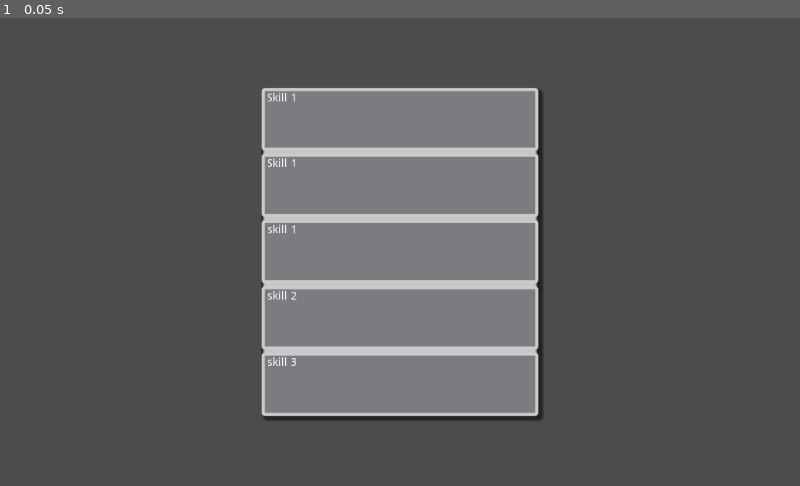
Above: before the commit, frame 1.
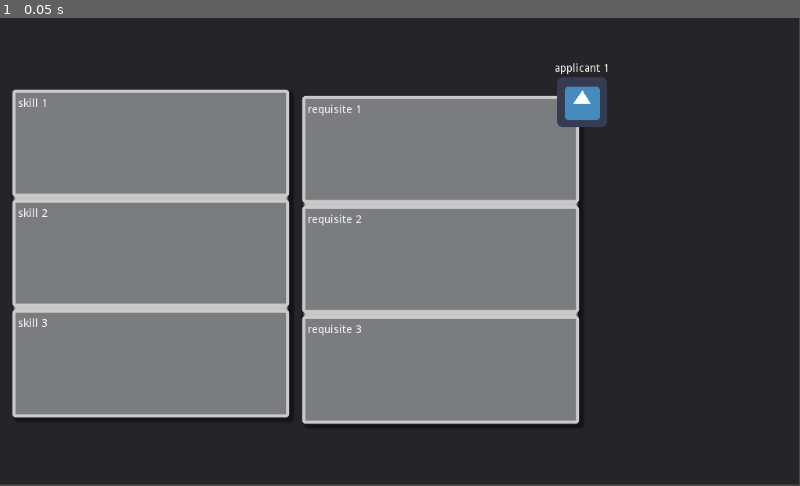
Above: after the commit, the same moment.

Repository: Clovisindo/CV-Please
Game: Godot game, scene res://Main.tscn
The game is run twice, just before and just after one commit, with the same random seed, the same clock (stepped at 60 frames per second) and the same inputs. Before the commit the project starts from res://scenes/game/items/curriculum/curriculum.tscn. The engine's default icon, where the game draws it, is replaced by a stand-in: a white triangle on a blue panel in a dark square.
Inputs:
- Up to frame 1 (0.05 s): no input

The runs differ from the first frame. In frame 1, 82% of the frame differs, in the area x 0-100%, y 0-100%.

Commit message:
Creando escena principal
Modificamos como se crean los signal de los botones, para tener la información de forma dinamica de a que nodo se asocian.
Creamos paneles sencillos para fijar en ellos los objetos a instanciar de JobOffer, Cv y Applicant

Diff:
--- /dev/null
+++ b/GameManager.gd
@@ -0,0 +1,21 @@
+extends Node2D
+
+export(PackedScene) var cvScene
+export(PackedScene) var jobOfferScene
+export(PackedScene) var applicantScene
+
+
+# Called when the node enters the scene tree for the first time.
+func _ready():
+	var jobOfferContainer = get_node("MainScene/JobOfferContainer")
+	var cvContainer = get_node("MainScene/CVContainer")
+	var applicantContainer = get_node("MainScene/ApplicantContainer")
+
+	var cvPanel = cvScene.instance()
+	var jobOfferPanel = jobOfferScene.instance()
+	var applicantPanel = applicantScene.instance()
+
+
+	cvContainer.add_child(cvPanel)
+	jobOfferContainer.add_child(jobOfferPanel)
+	applicantContainer.add_child(applicantPanel)
--- a/Main.tscn
+++ b/Main.tscn
@@ -1,9 +1,52 @@
-[gd_scene load_steps=2 format=2]
+[gd_scene load_steps=5 format=2]
 
-[ext_resource path="res://icon.png" type="Texture" id=1]
+[ext_resource path="res://scenes/game/characters/applicant.tscn" type="PackedScene" id=1]
+[ext_resource path="res://scenes/game/items/job_offer/job_offer.tscn" type="PackedScene" id=2]
+[ext_resource path="res://scenes/game/items/curriculum/curriculum.tscn" type="PackedScene" id=3]
+[ext_resource path="res://GameManager.gd" type="Script" id=4]
 
-[node name="Main" type="Node2D"]
+[node name="GameMainScene" type="Node2D"]
+script = ExtResource( 4 )
+cvScene = ExtResource( 3 )
+jobOfferScene = ExtResource( 2 )
+applicantScene = ExtResource( 1 )
 
-[node name="Icon" type="Sprite" parent="."]
-position = Vector2( 535, 275 )
-texture = ExtResource( 1 )
+[node name="MainScene" type="Panel" parent="."]
+margin_right = 1023.0
+margin_bottom = 598.0
+
+[node name="CVContainer" type="Control" parent="MainScene"]
+anchor_left = 0.065
+anchor_top = 0.227
+anchor_right = 0.313
+anchor_bottom = 0.784
+margin_left = 0.504997
+margin_top = 0.253998
+margin_right = -0.199036
+margin_bottom = 0.167969
+__meta__ = {
+"_edit_use_anchors_": true
+}
+
+[node name="JobOfferContainer" type="Control" parent="MainScene"]
+anchor_left = 0.411
+anchor_top = 0.199
+anchor_right = 0.694
+anchor_bottom = 0.841
+margin_left = -0.453003
+margin_top = -0.0019989
+margin_right = 0.0379639
+margin_bottom = 0.0820007
+__meta__ = {
+"_edit_use_anchors_": true
+}
+
+[node name="ApplicantContainer" type="Control" parent="MainScene"]
+anchor_left = 0.728
+anchor_top = 0.181
+anchor_right = 0.907
+anchor_bottom = 0.435
+margin_left = 0.255981
+margin_top = -0.238007
+margin_right = 0.138916
+margin_bottom = -0.130005
--- a/project.godot
+++ b/project.godot
@@ -11,7 +11,7 @@
 [application]
 
 config/name="CV-Please!"
-run/main_scene="res://scenes/game/items/curriculum/curriculum.tscn"
+run/main_scene="res://main.tscn"
 config/icon="res://icon.png"
 
 [gui]
--- a/scenes/game/characters/applicant.tscn
+++ b/scenes/game/characters/applicant.tscn
@@ -3,16 +3,18 @@
 [ext_resource path="res://icon.png" type="Texture" id=1]
 [ext_resource path="res://scenes/game/characters/applicant.gd" type="Script" id=2]
 
-[node name="Node2D" type="Node2D"]
-position = Vector2( 543, 277 )
+[node name="Applicant" type="Node2D"]
 script = ExtResource( 2 )
 portrait = ExtResource( 1 )
 
 [node name="Portrait" type="Sprite" parent="."]
 
 [node name="Name" type="RichTextLabel" parent="."]
+anchor_left = 0.5
+anchor_top = 1.0
+anchor_right = 0.5
+anchor_bottom = 1.0
 margin_left = -40.0
-margin_top = 35.0
+margin_top = -50.0
 margin_right = 40.0
-margin_bottom = 85.0
 bbcode_enabled = true
--- a/scenes/game/items/curriculum/curriculum.gd
+++ b/scenes/game/items/curriculum/curriculum.gd
@@ -29,6 +29,7 @@
 	skillPanel.skill_answer = skill_answer
 	skillPanel.get_node("SkillText").text = skillPanel.skill_text
 	CVPanel.add_child(skillPanel)
+	skillPanel._instantiate_connect(get_node("."))
 
 
 func _on_Panel_mouse_entered():
--- a/scenes/game/items/curriculum/curriculum.tscn
+++ b/scenes/game/items/curriculum/curriculum.tscn
@@ -19,7 +19,7 @@
 shadow_size = 4
 shadow_offset = Vector2( 4, 4 )
 
-[node name="Control" type="Control"]
+[node name="Curriculum" type="Control"]
 anchor_left = 0.5
 anchor_top = 0.5
 anchor_right = 0.5
@@ -45,16 +45,3 @@
 [node name="VBoxContainer" type="VBoxContainer" parent="CVPanel"]
 anchor_right = 1.0
 anchor_bottom = 1.0
-
-[node name="SkillPanel2" parent="CVPanel/VBoxContainer" instance=ExtResource( 1 )]
-anchor_right = 0.0
-anchor_bottom = 0.0
-margin_right = 354.0
-margin_bottom = 208.0
-
-[node name="SkillPanel" parent="CVPanel/VBoxContainer" instance=ExtResource( 1 )]
-anchor_right = 0.0
-anchor_bottom = 0.0
-margin_top = 212.0
-margin_right = 354.0
-margin_bottom = 420.0
--- a/scenes/game/items/curriculum/skill_panel.gd
+++ b/scenes/game/items/curriculum/skill_panel.gd
@@ -1,10 +1,11 @@
 extends Panel
+
+export(PackedScene) var curriculumNode
 
 var skill_text
 var skill_answer
 
-func _ready():
-	var control = get_tree().root.get_child(0)
-	self.connect("mouse_entered",control,"_on_Panel_mouse_entered")
-	self.connect("mouse_exited",control,"_on_Panel_mouse_exited")
-	self.connect("gui_input",control,"_on_Panel_gui_input",[skill_answer])
+func _instantiate_connect(cvNode):
+	self.connect("mouse_entered",cvNode,"_on_Panel_mouse_entered")
+	self.connect("mouse_exited",cvNode,"_on_Panel_mouse_exited")
+	self.connect("gui_input",cvNode,"_on_Panel_gui_input",[skill_answer])
--- a/scenes/game/items/job_offer/job_offer.gd
+++ b/scenes/game/items/job_offer/job_offer.gd
@@ -29,6 +29,7 @@
 	requisitePanel.requisite_answer = requisite_answer
 	requisitePanel.get_node("RequisiteText").text = requisitePanel.requisite_text
 	jobOfferPanel.add_child(requisitePanel)
+	requisitePanel._instantiate_connect(get_node("."))
 
 
 func _on_Panel_mouse_entered():
--- a/scenes/game/items/job_offer/job_offer.tscn
+++ b/scenes/game/items/job_offer/job_offer.tscn
@@ -1,6 +1,5 @@
-[gd_scene load_steps=5 format=2]
+[gd_scene load_steps=4 format=2]
 
-[ext_resource path="res://scenes/game/items/curriculum/skill_panel.tscn" type="PackedScene" id=1]
 [ext_resource path="res://scenes/game/items/job_offer/job_offer.gd" type="Script" id=2]
 [ext_resource path="res://scenes/game/items/job_offer/job_requisite.tscn" type="PackedScene" id=3]
 
@@ -20,7 +19,7 @@
 shadow_size = 4
 shadow_offset = Vector2( 4, 4 )
 
-[node name="Control" type="Control"]
+[node name="JobOffer" type="Control"]
 anchor_left = 0.5
 anchor_top = 0.5
 anchor_right = 0.5
@@ -46,16 +45,3 @@
 [node name="VBoxContainer" type="VBoxContainer" parent="JobOfferPanel"]
 anchor_right = 1.0
 anchor_bottom = 1.0
-
-[node name="RequisitePanel2" parent="JobOfferPanel/VBoxContainer" instance=ExtResource( 1 )]
-anchor_right = 0.0
-anchor_bottom = 0.0
-margin_right = 354.0
-margin_bottom = 208.0
-
-[node name="RequisitePanel" parent="JobOfferPanel/VBoxContainer" instance=ExtResource( 1 )]
-anchor_right = 0.0
-anchor_bottom = 0.0
-margin_top = 212.0
-margin_right = 354.0
-margin_bottom = 420.0
--- a/scenes/game/items/job_offer/job_requisite.gd
+++ b/scenes/game/items/job_offer/job_requisite.gd
@@ -3,8 +3,7 @@
 var requisite_text
 var requisite_answer
 
-func _ready():
-	var control = get_tree().root.get_child(0)
-	self.connect("mouse_entered",control,"_on_Panel_mouse_entered")
-	self.connect("mouse_exited",control,"_on_Panel_mouse_exited")
-	self.connect("gui_input",control,"_on_Panel_gui_input",[requisite_answer])
+func _instantiate_connect(jobNode):
+	self.connect("mouse_entered",jobNode,"_on_Panel_mouse_entered")
+	self.connect("mouse_exited",jobNode,"_on_Panel_mouse_exited")
+	self.connect("gui_input",jobNode,"_on_Panel_gui_input",[requisite_answer])
